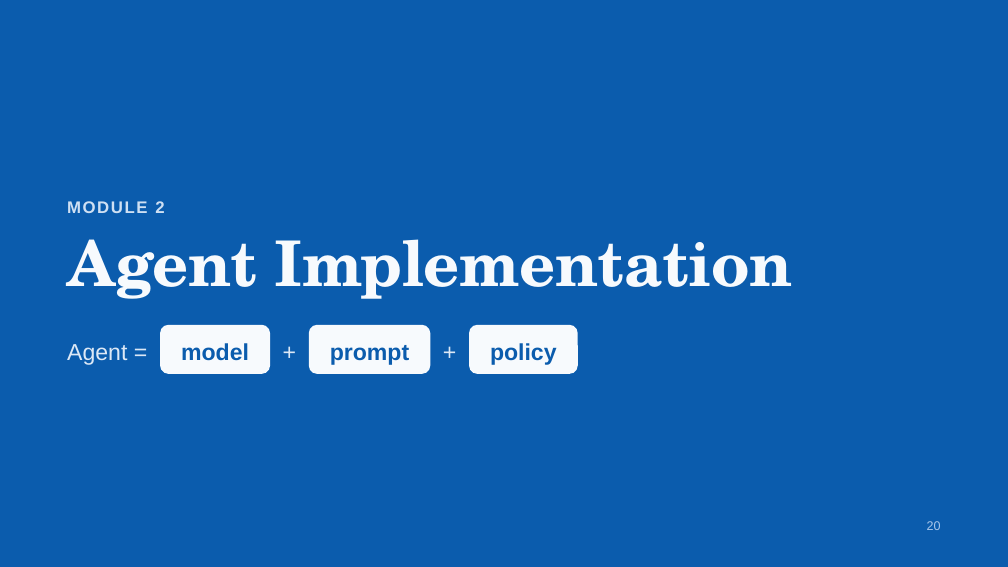
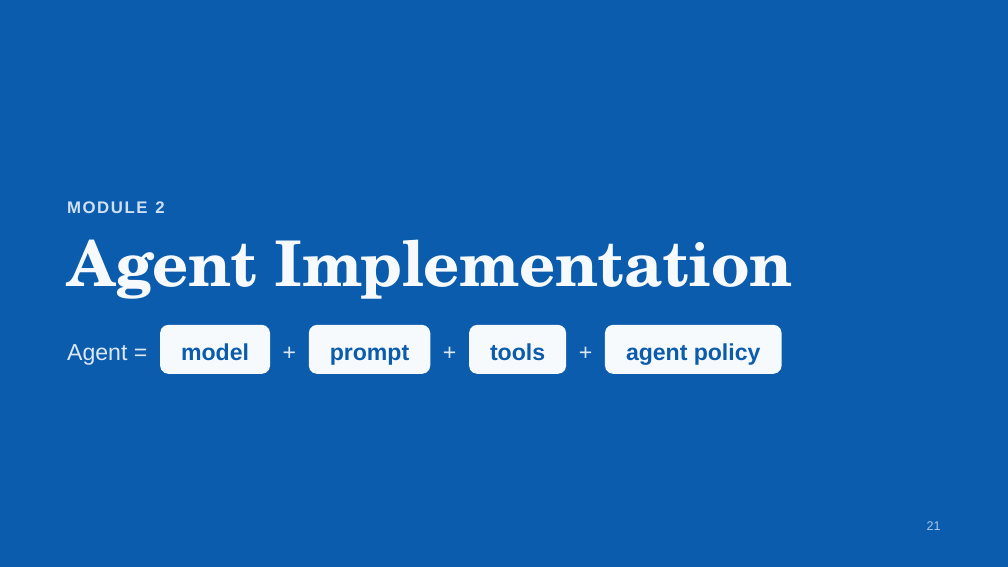
Before and after one commit to karin-8/rag-chatbot-student, a slide deck: slide 21 of student-guide/RAG in Production.pptx (slide 20 before the commit). Drawn at 1008x567 pixels with LibreOffice and Linux fonts; fonts in the diff are those of the drawing. Boxes give left, top, right and bottom in pixels: in the first picture for what was removed or moved away, otherwise in the second. Text is boxed around its words. In the diff, an @@ line names an element or a change of style, - is before the commit and + after.

```diff
--- a/student-guide/RAG in Production.pptx
+++ b/student-guide/RAG in Production.pptx
@@ rounded rectangle "tools": place and size @@
-rounded rectangle "tools" at box(469, 325, 578, 374)
+rounded rectangle "tools" at box(469, 325, 566, 374)
@@ rounded rectangle added at box(605, 325, 782, 374), fill #F7FAFD, 22 pt, text #0B5CAD, bold @@
+agent policy
@@ text in rounded rectangle at box(490, 343, 545, 361): text changed @@
-policy
+tools
@@ text added at box(579, 333, 597, 368), 22 pt, text #DCE8F6 @@
++
@@ text at box(927, 521, 941, 530): text changed @@
-20
+21
```
Also in this commit, not shown: 52 other slides changed, 6 slides added, 1 slide removed.
